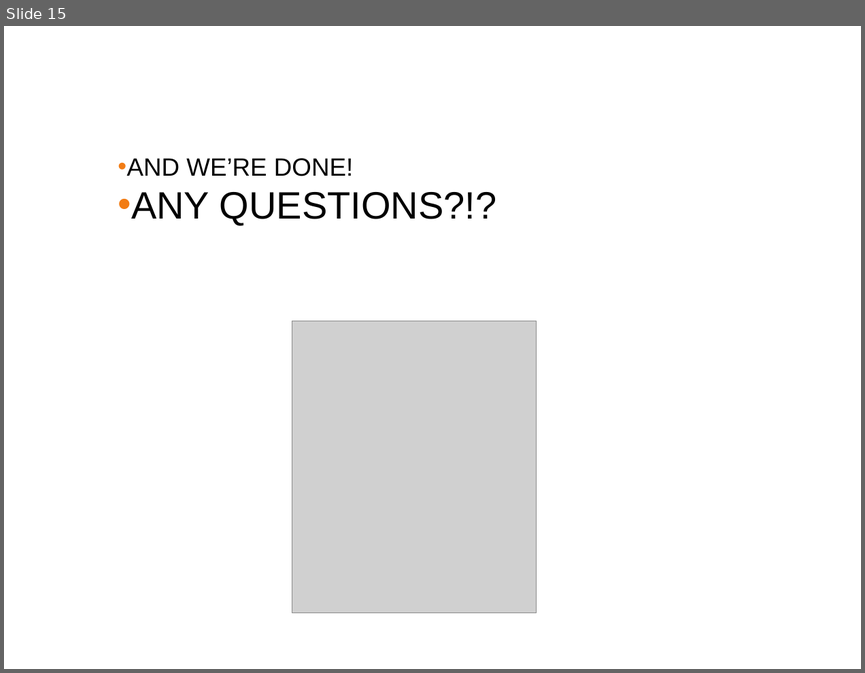
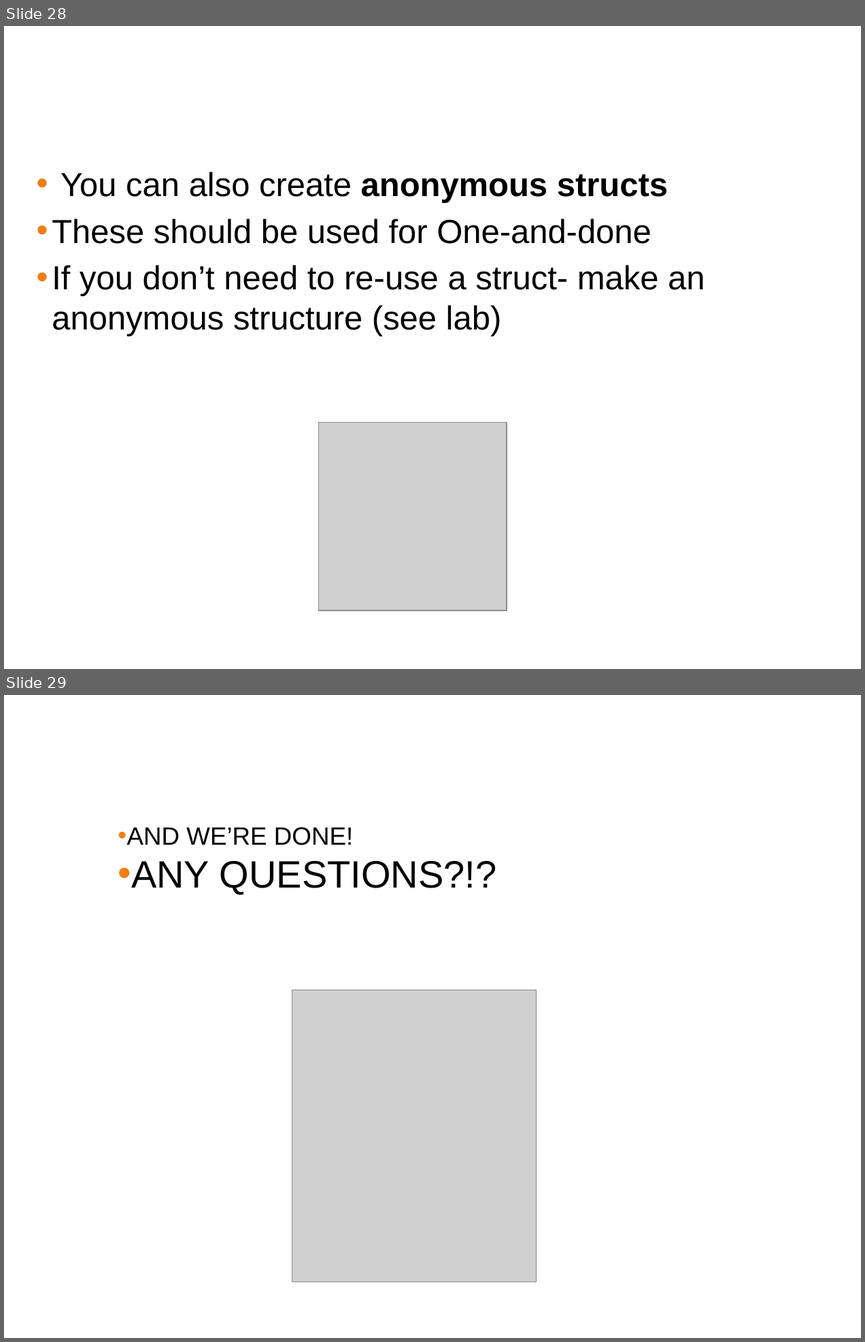
Before and after one commit to ferninphilly/golang_vmware, a slide deck: Module_Three/presentations/module_3_presentation.pptx. Shown one above the other, each under a label of ours: slide 15 before the commit, slides 28 and 29 after it. The pictures are 865x673 and 865x1342 pixels, drawn with LibreOffice and Linux fonts; fonts in the diff are those of the drawing; grey boxes stand for pictures; background and template pictures are left out. Boxes give left, top, right and bottom in pixels: in the first picture for what was removed or moved away, otherwise in the second. Text is boxed around its words. In the diff, an @@ line names an element or a change of style, - is before the commit and + after.

```diff
--- a/Module_Three/presentations/module_3_presentation.pptx
+++ b/Module_Three/presentations/module_3_presentation.pptx
@@ slide 28 added at [4, 26, 861, 669], background #FFFFFF @@
@@ title added at [11, 40, 853, 103], 38 pt, text #FFFFFF @@
+Anonymous Structs in GO
@@ text added at [52, 172, 704, 336], 28 pt, text #000000 @@
+• You can also create anonymous structs
+• These should be used for One-and-done
+• If you don’t need to re-use a struct- make an anonymous structure (see lab)
@@ picture added at [318, 422, 506, 609] @@
@@ what was slide 15 is now slide 29 @@
```
Also in this commit, not shown: 1 slide changed, 14 other slides added, 1 slide removed, 1 other file.
